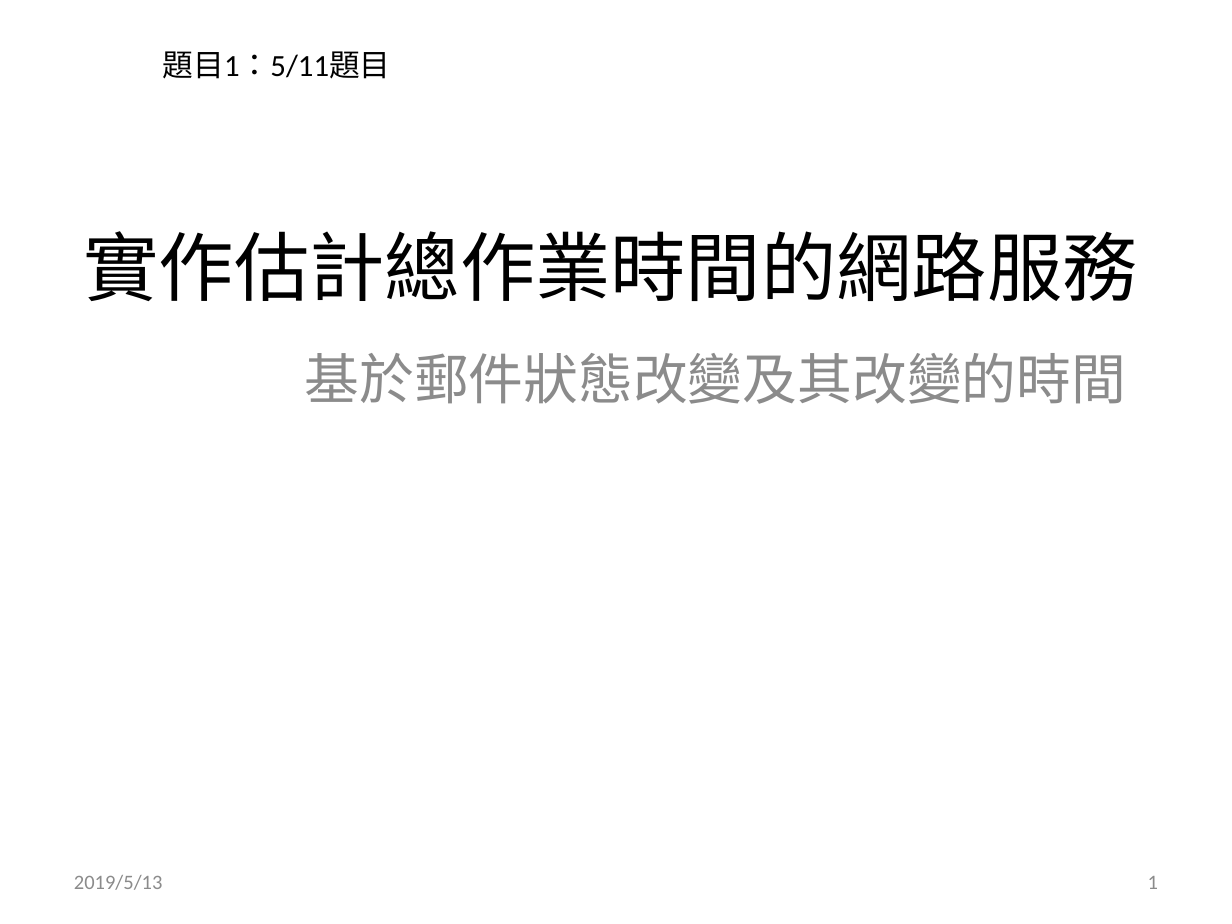
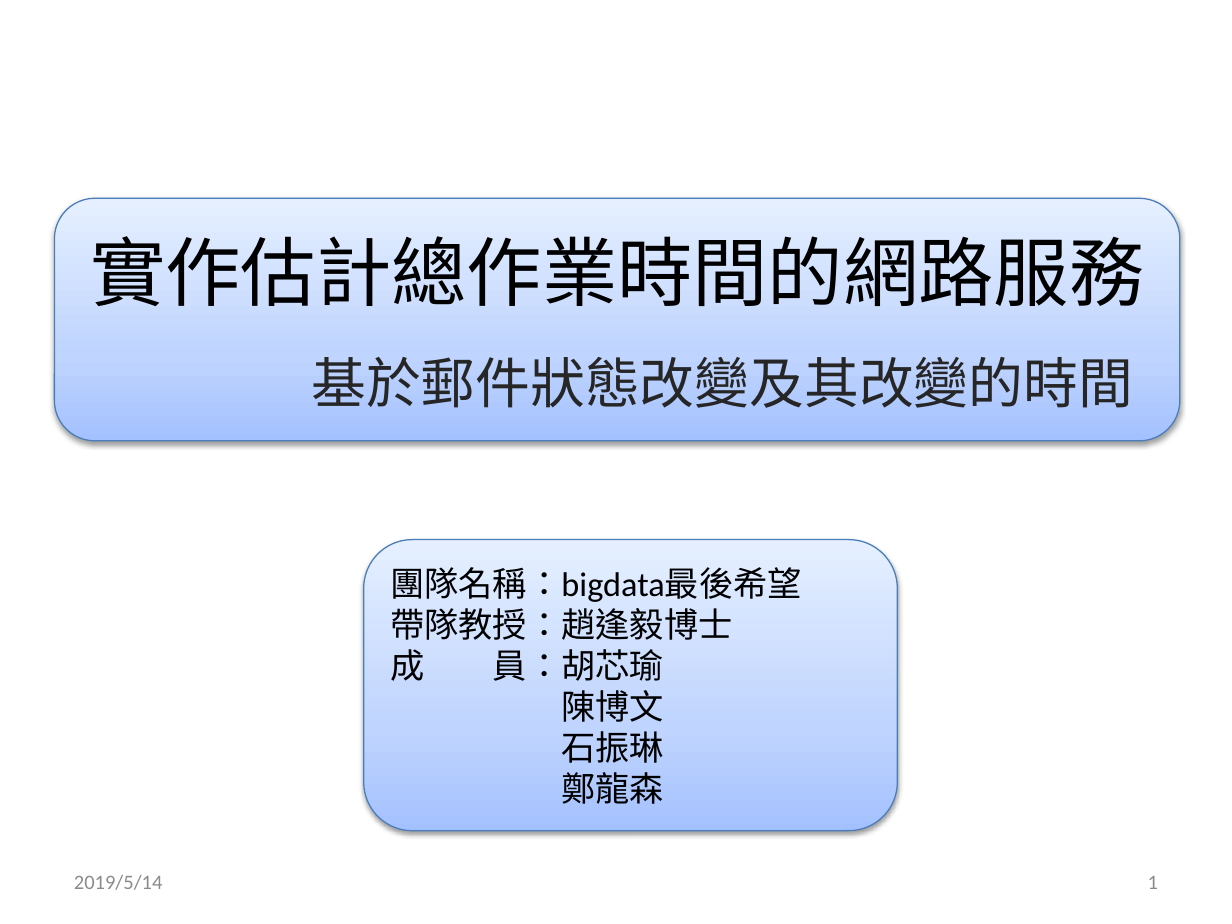
Before and after one commit to ray0814/POST_BigData, a slide deck: slide 1 of 141474_bigdata最後希望_分析方案說明書.pptx. Drawn at 1232x924 pixels with LibreOffice and Linux fonts; fonts in the diff are those of the drawing; background and template pictures are left out. Boxes give left, top, right and bottom in pixels: in the first picture for what was removed or moved away, otherwise in the second. Text is boxed around its words. In the diff, an @@ line names an element or a change of style, - is before the commit and + after.

```diff
--- a/141474_bigdata最後希望_分析方案說明書.pptx
+++ b/141474_bigdata最後希望_分析方案說明書.pptx
@@ text removed at (x1=162, y1=51, x2=390, y2=79) @@
-題目1：5/11題目
@@ rounded rectangle added at (x1=54, y1=198, x2=1179, y2=441), fill gradient #A4C4FF to #BFD4FF to #E6EEFF, outline #4B7EBC 0.75 pt @@
@@ title "實作估計總作業時間的網路服務" moved from (x1=84, y1=231, x2=1138, y2=301) to (x1=90, y1=236, x2=1144, y2=306) @@
@@ subtitle "基於郵件狀態改變及其改變的時間" at (x1=311, y1=357, x2=1133, y2=408): text colour #8C8C8C to #262626 @@
@@ rounded rectangle added at (x1=363, y1=540, x2=897, y2=830), fill gradient #A4C4FF to #BFD4FF to #E6EEFF, outline #4B7EBC 0.75 pt, 20 pt, text #000000 @@
+團隊名稱：bigdata最後希望
+帶隊教授：趙逢毅博士
+成 員：胡芯瑜
+陳博文
+石振琳
+鄭龍森
@@ text at (x1=74, y1=875, x2=163, y2=890): text changed @@
-2019/5/13
+2019/5/14
```
Also in this commit, not shown: 9 other slides changed, 8 slides added, 4 slides removed, 2 other files.
